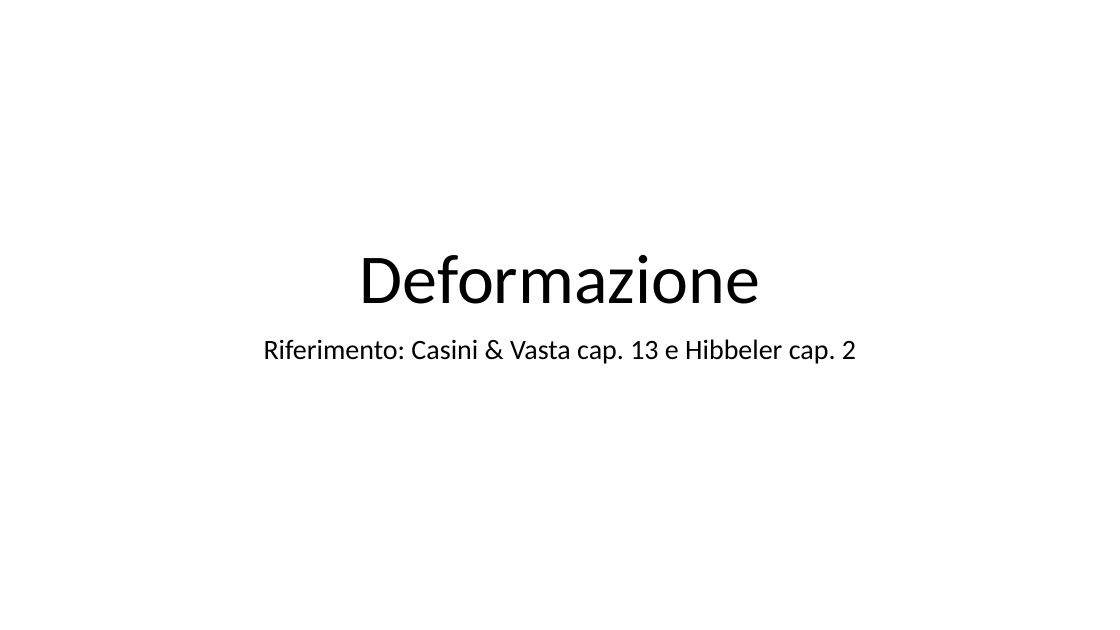
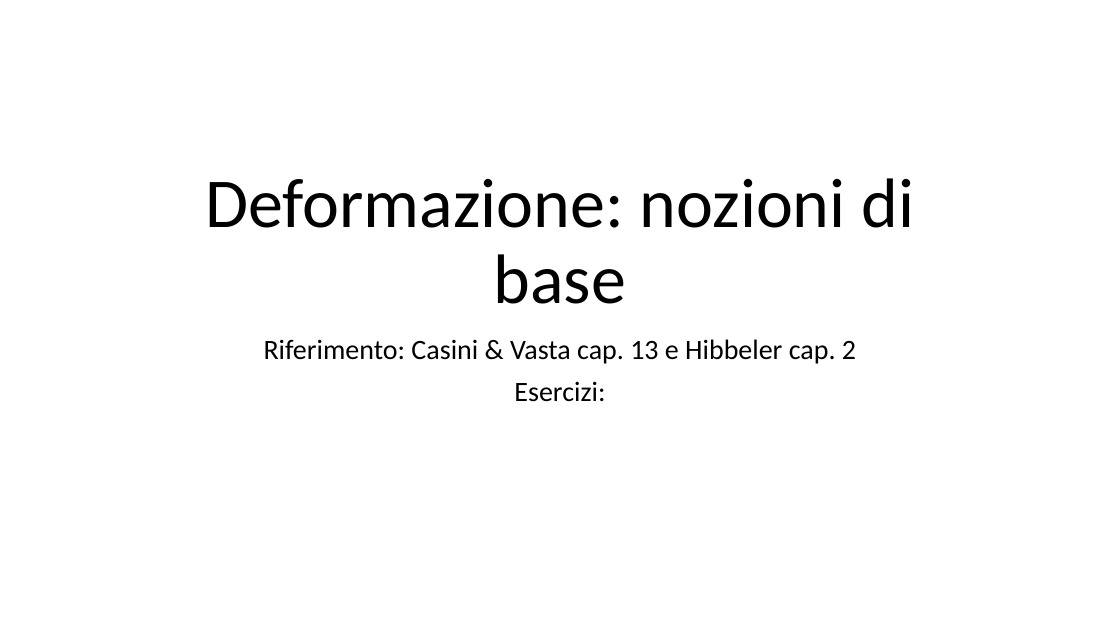
Before and after one commit to giuseppetomassetti/SdC, a slide deck: slide 1 of lezioni/deformazione.pptx. Drawn at 1120x630 pixels with LibreOffice and Linux fonts; fonts in the diff are those of the drawing. Boxes give left, top, right and bottom in pixels: in the first picture for what was removed or moved away, otherwise in the second. Text is boxed around its words. In the diff, an @@ line names an element or a change of style, - is before the commit and + after.

```diff
--- a/lezioni/deformazione.pptx
+++ b/lezioni/deformazione.pptx
@@ title at (205,178,915,304): text changed @@
-Deformazione
+Deformazione: nozioni di base
@@ subtitle at (514,381,605,402): paragraph added @@
+Esercizi:
```
Also in this commit, not shown: 4 slides added, 1 slide removed, 15 other files.
